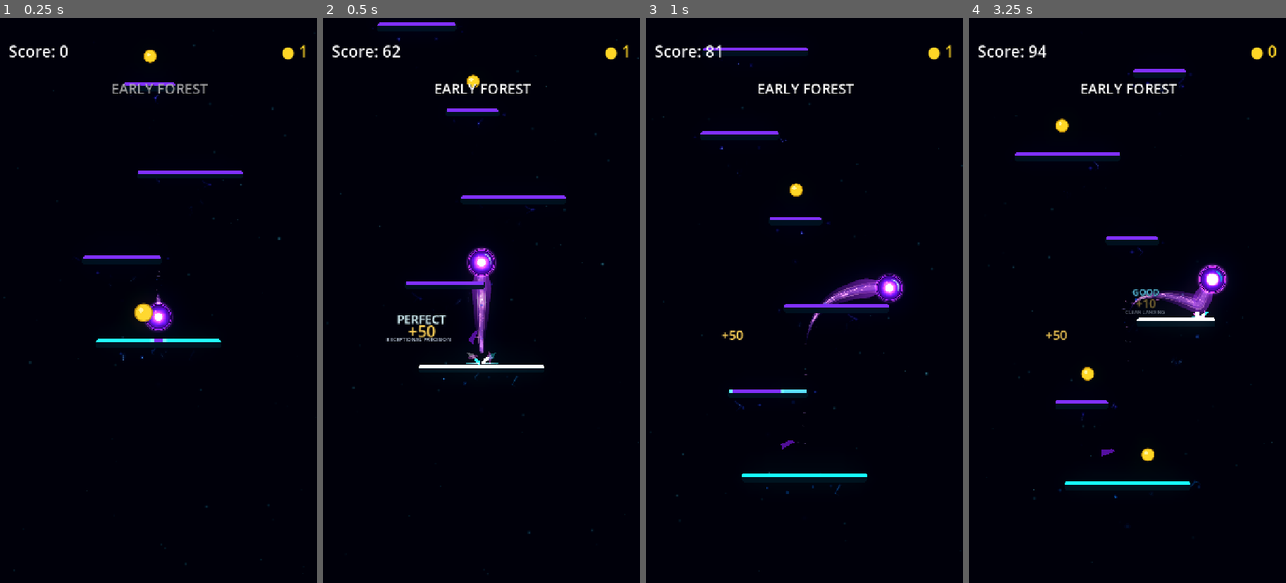
Above: before the commit, frames 1-4 (left to right).
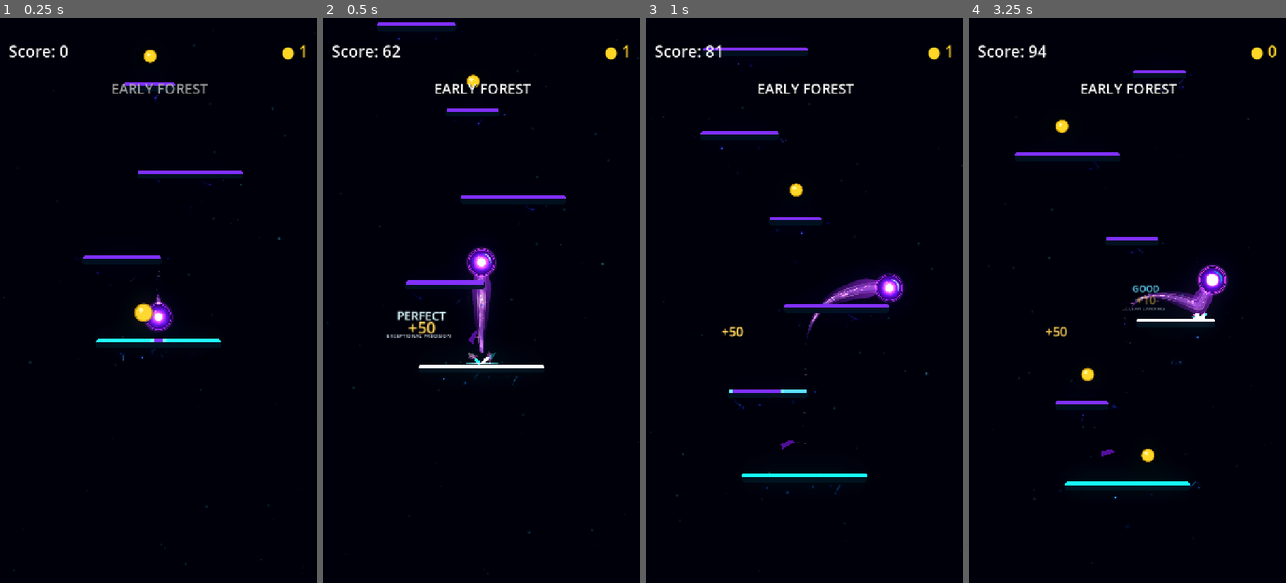
Above: after the commit, the same moments.

Repository: Kryodo/TowerJump
Game: Godot game, scene res://scenes/main.tscn
The game is run twice, just before and just after one commit, with the same random seed, the same clock (stepped at 60 frames per second) and the same inputs.
Inputs (mouse positions are in pixels of both pictures, inside the frame that each line leads up to):
- Up to frame 1 (0.25 s): no input
- Up to frame 2 (0.5 s): no input
- Up to frame 3 (1 s): move the mouse to (874, 272) at 0.52 s; hold Right (ui_right) from 0.53 s (still down); click (874, 272) at 0.67 s
- Up to frame 4 (3.25 s): release Right (ui_right) at 1.25 s; drag from (1064, 328) to (1117, 193) at 1.27 s; click "Nochmal spielen" at 2 s; move the mouse to (1159, 176) at 2.77 s; hold Right (ui_right) from 2.78 s (still down)

Frame 1 is identical in both runs. In frame 2, 0.7% of the frame differs, in the area x 17-58%, y 0-65%; in frame 3, 0.1%; in frame 4, 1.2%, in the area x 20-96%, y 9-86%.

Commit message:
Make landing camera snap sharper with elastic Y rebound

Diff:
--- a/scripts/camera_follow.gd
+++ b/scripts/camera_follow.gd
@@ -9,10 +9,10 @@
 
 @export_category("Landing Camera Response")
 @export var landing_feedback_controller_path: NodePath = NodePath("../LandingFeedbackController")
-@export_range(0.0, 220.0, 5.0) var landing_response_impulse: float = 125.0
-@export_range(10.0, 40.0, 1.0) var landing_response_frequency: float = 26.0
-@export_range(0.4, 1.2, 0.05) var landing_response_damping_ratio: float = 0.76
-@export_range(0.0, 5.0, 0.25) var landing_response_max_offset: float = 3.0
+@export_range(0.0, 14.0, 0.5) var landing_response_snap_distance: float = 8.0
+@export_range(14.0, 44.0, 1.0) var landing_response_frequency: float = 32.0
+@export_range(0.25, 0.85, 0.01) var landing_response_damping_ratio: float = 0.44
+@export_range(0.0, 12.0, 0.5) var landing_response_max_offset: float = 9.0
 
 var _base_offset: Vector2 = Vector2.ZERO
 var _landing_response_offset_y: float = 0.0
@@ -46,19 +46,25 @@
 
 
 func _on_landing_confirmed(_event: Variant) -> void:
-	# This signal fires only after real platform contact. Add a small impulse to
-	# one shared spring rather than starting a new animation that could stack.
-	_landing_response_velocity_y += landing_response_impulse
-	_landing_response_velocity_y = clampf(
-		_landing_response_velocity_y,
-		-landing_response_impulse * 1.5,
-		landing_response_impulse * 1.5
+	# Contact produces an immediate downward camera snap (positive Camera2D Y).
+	# The response then releases through an underdamped spring, moving slightly
+	# upward past rest before settling. Resetting the same spring prevents stacked
+	# tweens; repeated landings retrigger one bounded, coherent response.
+	var max_offset: float = maxf(landing_response_max_offset, 0.0)
+	_landing_response_offset_y = clampf(
+		maxf(_landing_response_offset_y, 0.0)
+		+ maxf(landing_response_snap_distance, 0.0),
+		0.0,
+		max_offset
 	)
+	_landing_response_velocity_y = 0.0
+	offset = _base_offset + Vector2(0.0, _landing_response_offset_y)
 
 
 func _update_landing_response(delta: float) -> void:
-	# Substeps keep the damped spring stable if a frame takes longer than usual.
-	var remaining: float = minf(delta, 0.05)
+	# Substeps keep the underdamped spring stable and make recovery consistent
+	# across ordinary frame rates and brief frame-time spikes.
+	var remaining: float = clampf(delta, 0.0, 0.1)
 	var angular_frequency: float = maxf(landing_response_frequency, 1.0)
 	var spring_strength: float = angular_frequency * angular_frequency
 	var damping: float = (
